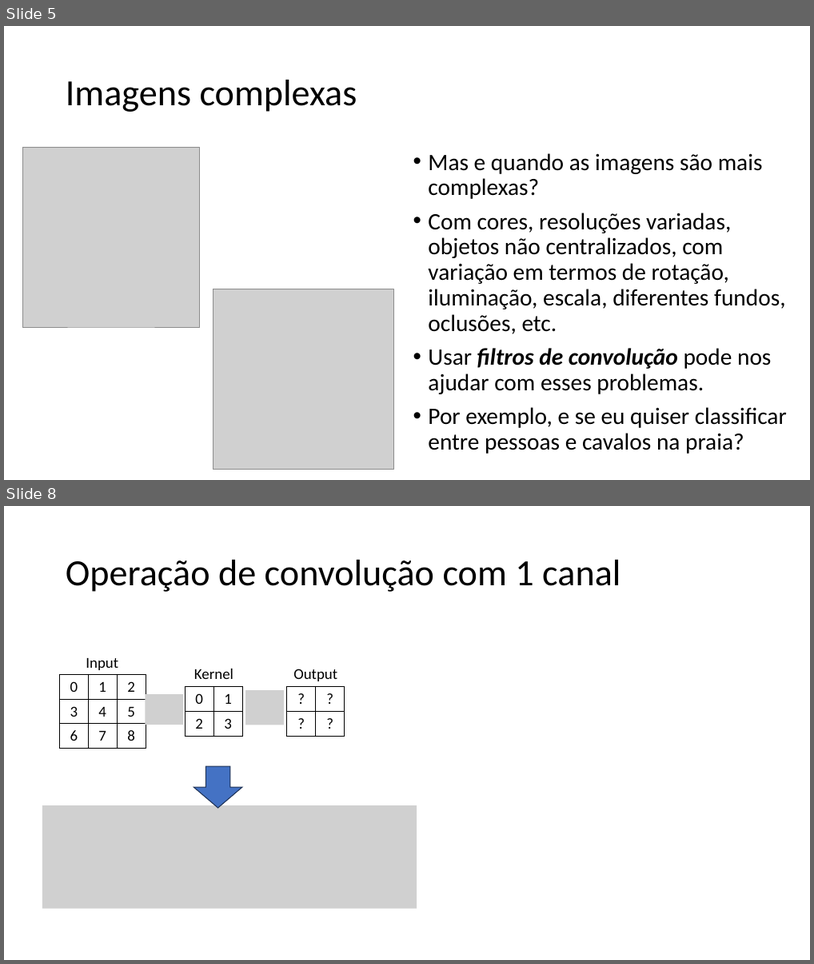
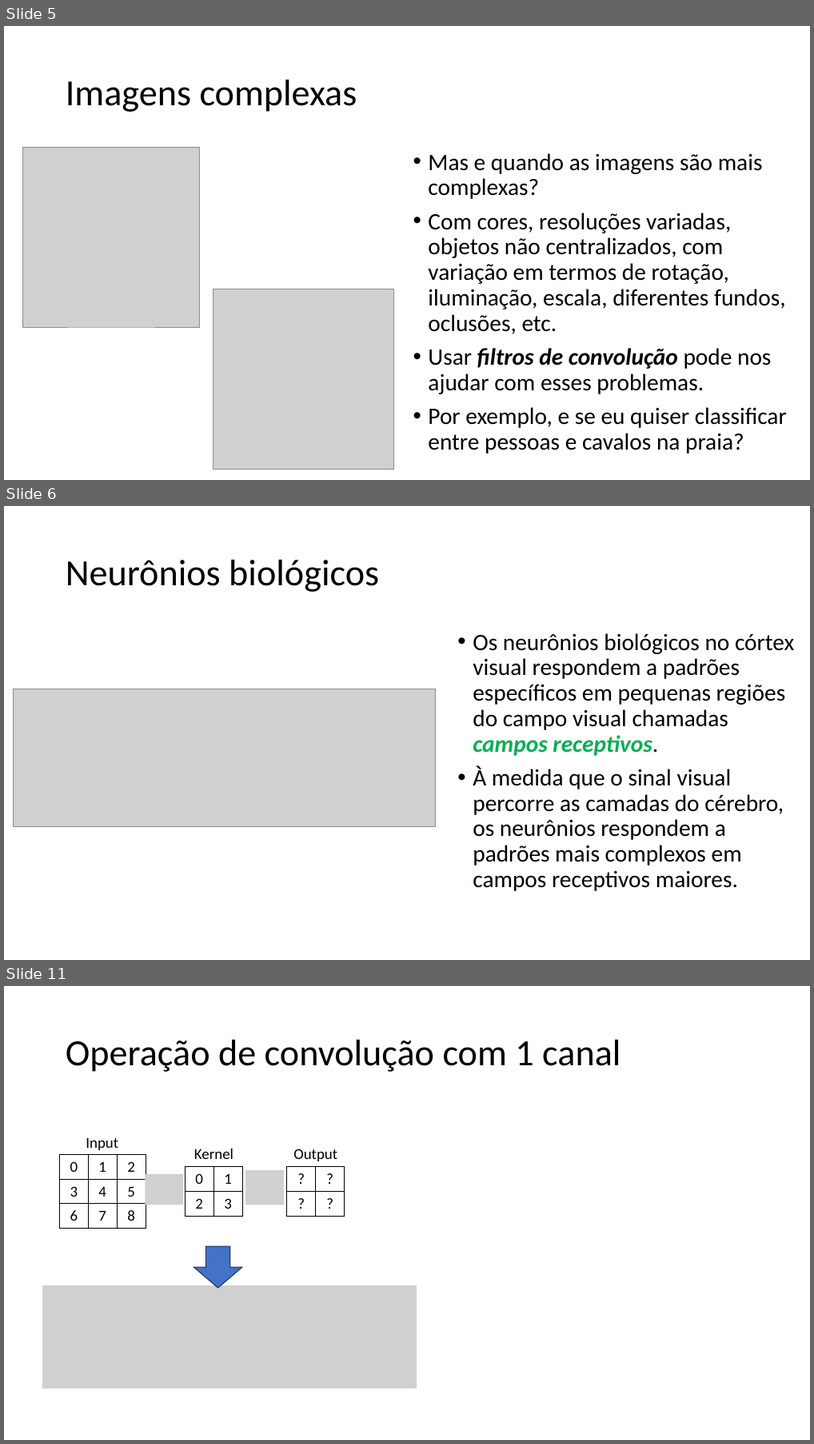
Before and after one commit to zz4fap/tp557-iot-ml, a slide deck: slides/TP557_12_Introduzindo_convoluções.pptx. Shown one above the other, each under a label of ours: slides 5 and 8 before the commit, slides 5, 6 and 11 after it; the slides between them are not shown. The pictures are 814x964 and 814x1444 pixels, drawn with LibreOffice and Linux fonts; fonts in the diff are those of the drawing; grey boxes stand for pictures. Boxes give left, top, right and bottom in pixels: in the first picture for what was removed or moved away, otherwise in the second. Text is boxed around its words. In the diff, an @@ line names an element or a change of style, - is before the commit and + after.

```diff
--- a/slides/TP557_12_Introduzindo_convoluções.pptx
+++ b/slides/TP557_12_Introduzindo_convoluções.pptx
@@ slide 6 added at (x1=4, y1=506, x2=810, y2=960), background #FFFFFF @@
@@ title added at (x1=66, y1=560, x2=379, y2=592), 44 pt, text #000000 @@
+Neurônios biológicos
@@ text added at (x1=473, y1=633, x2=794, y2=891), 28 pt, text #000000 @@
+• Os neurônios biológicos no córtex visual respondem a padrões específicos em pequenas regiões do campo visual chamadas campos receptivos.
+• À medida que o sinal visual percorre as camadas do cérebro, os neurônios respondem a padrões mais complexos em campos receptivos maiores.
@@ picture added at (x1=14, y1=688, x2=436, y2=827) @@
@@ what was slide 8 is now slide 11 @@
```
Also in this commit, not shown: 3 slides changed, 10 other slides added, 2 slides removed, 3 other files.
